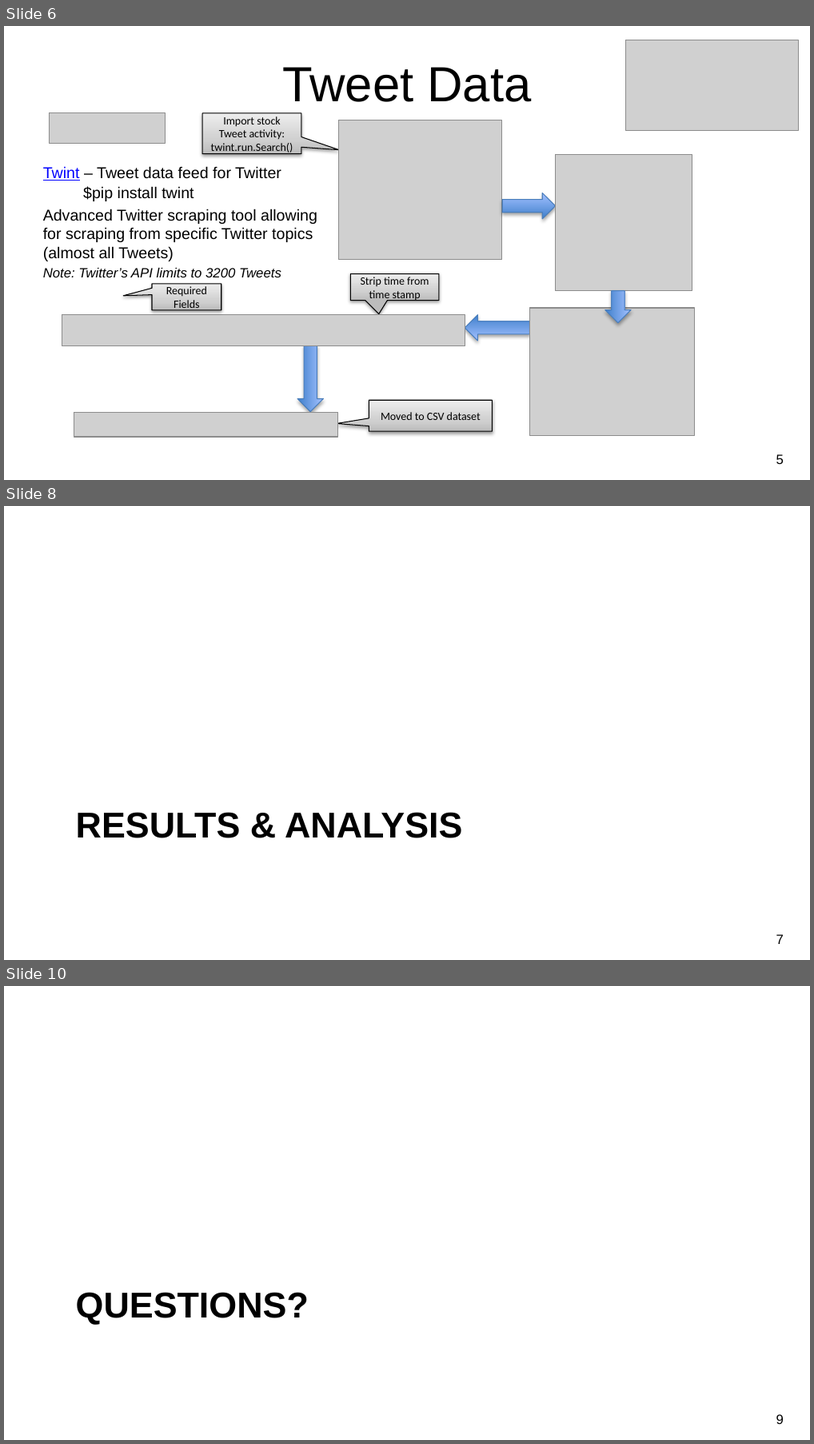
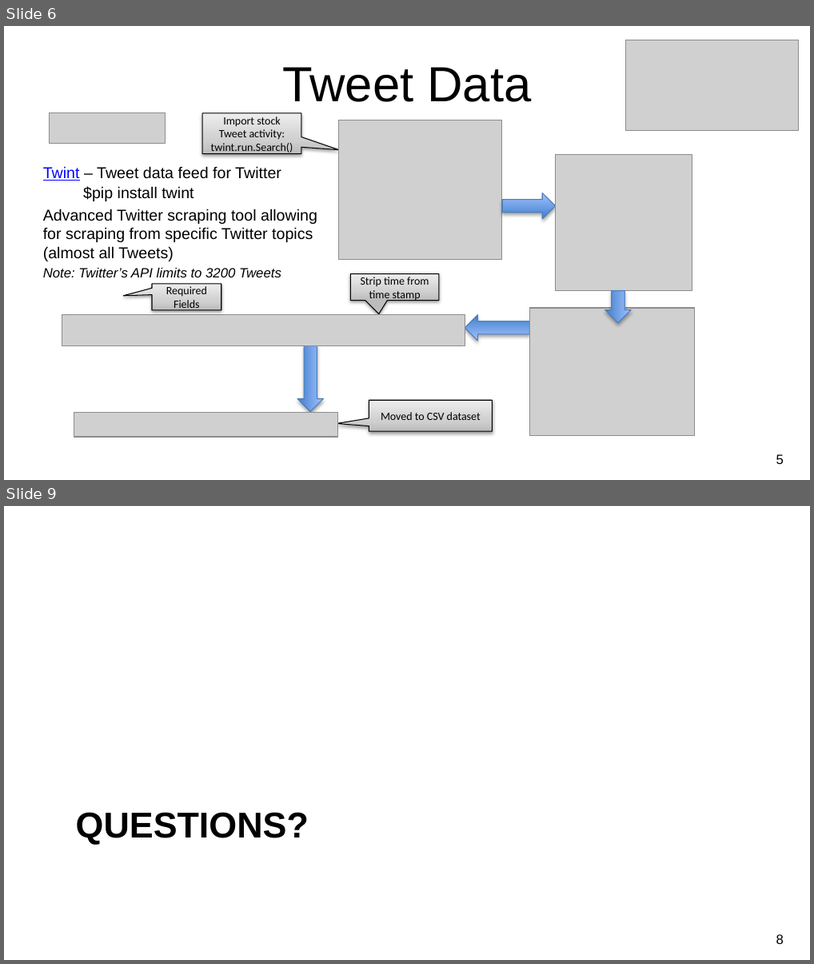
Before and after one commit to CCC-GH/Stocks-ETL-Project, a slide deck: NU-Project2_Stocks.pptx. Shown one above the other, each under a label of ours: slides 6, 8 and 10 before the commit, slides 6 and 9 after it; the slides between them are not shown. The pictures are 814x1444 and 814x964 pixels, drawn with LibreOffice and Linux fonts; fonts in the diff are those of the drawing; grey boxes stand for pictures; background and template pictures are left out. Boxes give left, top, right and bottom in pixels: in the first picture for what was removed or moved away, otherwise in the second. Text is boxed around its words. In the diff, an @@ line names an element or a change of style, - is before the commit and + after.

```diff
--- a/NU-Project2_Stocks.pptx
+++ b/NU-Project2_Stocks.pptx
@@ slide 8 removed at [4, 506, 810, 960], background picture (left out) @@
@@ title removed at [76, 812, 462, 838] @@
-RESULTS & ANALYSIS
@@ page number removed at [777, 934, 784, 944] @@
-7
@@ what was slide 10 is now slide 9 @@
@@ page number at [777, 934, 784, 944]: text changed @@
-9
+8
```
Also in this commit, not shown: 2 slides changed.
